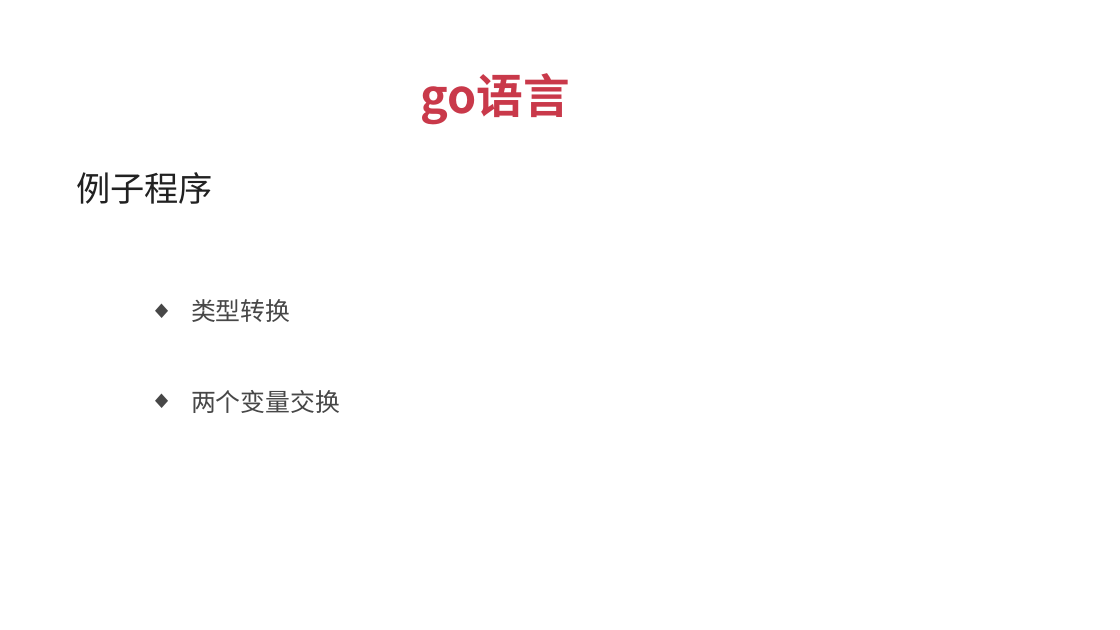
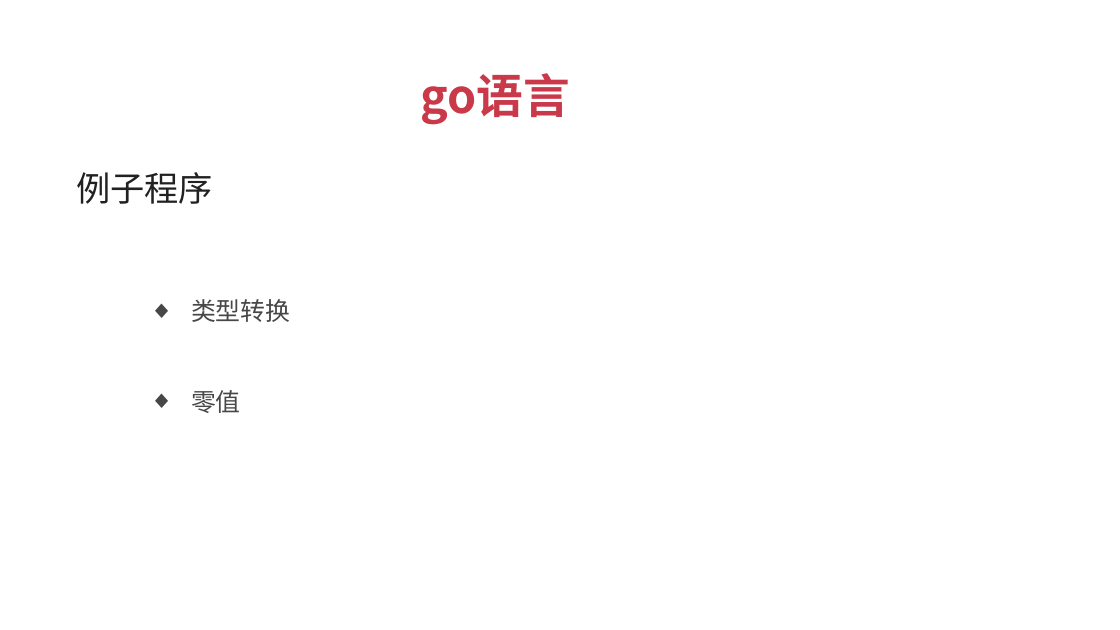
Before and after one commit to xuqiang76/golang, a slide deck: slide 17 of tuling/go语言_傻大猫.pptx. Drawn at 1120x630 pixels with LibreOffice and Linux fonts; fonts in the diff are those of the drawing. Boxes give left, top, right and bottom in pixels: in the first picture for what was removed or moved away, otherwise in the second. Text is boxed around its words. In the diff, an @@ line names an element or a change of style, - is before the commit and + after.

```diff
--- a/tuling/go语言_傻大猫.pptx
+++ b/tuling/go语言_傻大猫.pptx
@@ text at bbox=[191, 390, 241, 413]: text changed @@
-  ◆ 两个变量交换
+  ◆ 零值
```
Also in this commit, not shown: 2 other slides changed, 4 other files.
